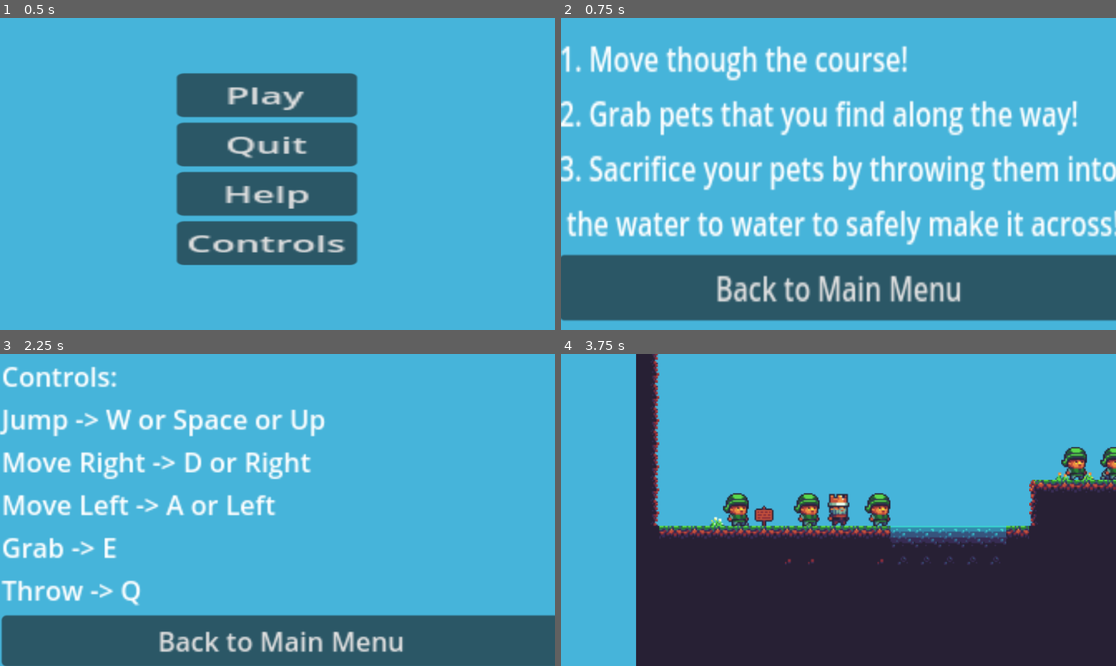
Above: before the commit, frames 1-4 (two rows, left to right).
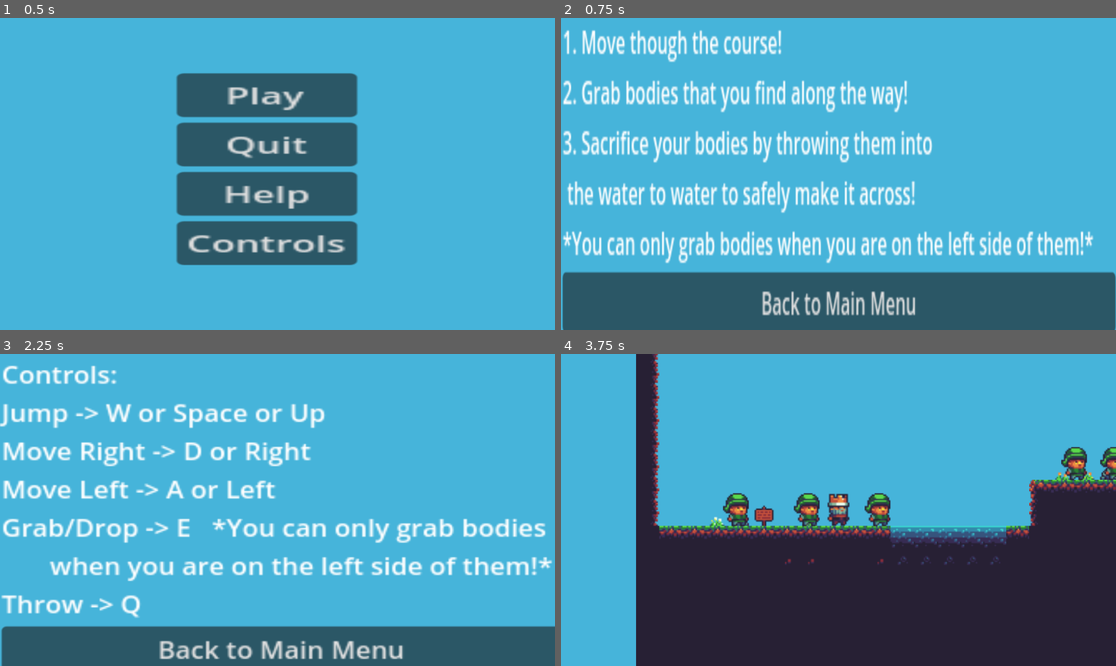
Above: after the commit, the same moments.

Repository: NotaC0d3r/game-four
Game: Godot game, scene res://menu.tscn
The game is run twice, just before and just after one commit, with the same random seed, the same clock (stepped at 60 frames per second) and the same inputs.
Inputs:
- Up to frame 1 (0.5 s): no input
- Up to frame 2 (0.75 s): click "Help" at 0.5 s
- Up to frame 3 (2.25 s): click "Back to Main Menu" at 1.25 s; click "Controls" at 2 s
- Up to frame 4 (3.75 s): click "Back to Main Menu" at 2.75 s; click "Play" at 3.5 s

Frame 1 is identical in both runs. In frame 2, 39% of the frame differs, in the area x 0-100%, y 3-100%; in frame 3, 22%; in frame 4, nothing differs.

Commit message:
FULL GAME

Diff:
--- a/controls_menu.tscn
+++ b/controls_menu.tscn
@@ -18,7 +18,7 @@
 offset_top = -41.12839
 offset_right = 284.0735
 offset_bottom = 146.87161
-scale = Vector2(0.4933591, 0.78064847)
+scale = Vector2(0.4933591, 0.69839174)
 
 [node name="VBoxContainer" type="VBoxContainer" parent="MarginContainer"]
 layout_mode = 2
@@ -29,7 +29,8 @@
 Jump -> W or Space or Up
 Move Right -> D or Right
 Move Left -> A or Left
-Grab -> E
+Grab/Drop -> E   *You can only grab bodies
+       when you are on the left side of them!*
 Throw -> Q"
 
 [node name="Play" type="Button" parent="MarginContainer/VBoxContainer"]
--- a/options_menu.tscn
+++ b/options_menu.tscn
@@ -14,11 +14,11 @@
 
 [node name="MarginContainer" type="MarginContainer" parent="."]
 layout_mode = 0
-offset_left = -54.784756
-offset_top = -35.187622
-offset_right = 283.21524
-offset_bottom = 100.81238
-scale = Vector2(0.4933591, 1)
+offset_left = -53.926514
+offset_top = -42.270847
+offset_right = 475.0735
+offset_bottom = 119.72916
+scale = Vector2(0.31026652, 0.91774327)
 
 [node name="VBoxContainer" type="VBoxContainer" parent="MarginContainer"]
 layout_mode = 2
@@ -26,9 +26,10 @@
 [node name="Label" type="Label" parent="MarginContainer/VBoxContainer"]
 layout_mode = 2
 text = "1. Move though the course!
-2. Grab pets that you find along the way!
-3. Sacrifice your pets by throwing them into
- the water to water to safely make it across!"
+2. Grab bodies that you find along the way!
+3. Sacrifice your bodies by throwing them into
+ the water to water to safely make it across!
+*You can only grab bodies when you are on the left side of them!*"
 
 [node name="Play" type="Button" parent="MarginContainer/VBoxContainer"]
 layout_mode = 2
Not shown, added: export_presets.cfg
